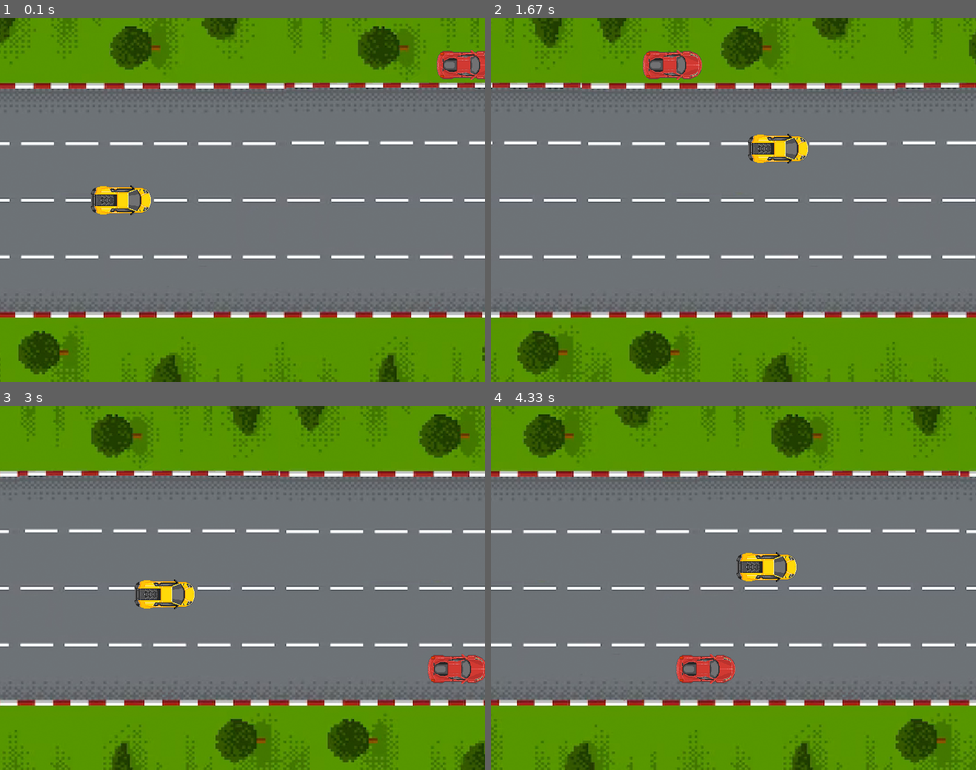
Above: before the commit, frames 1-4 (two rows, left to right).
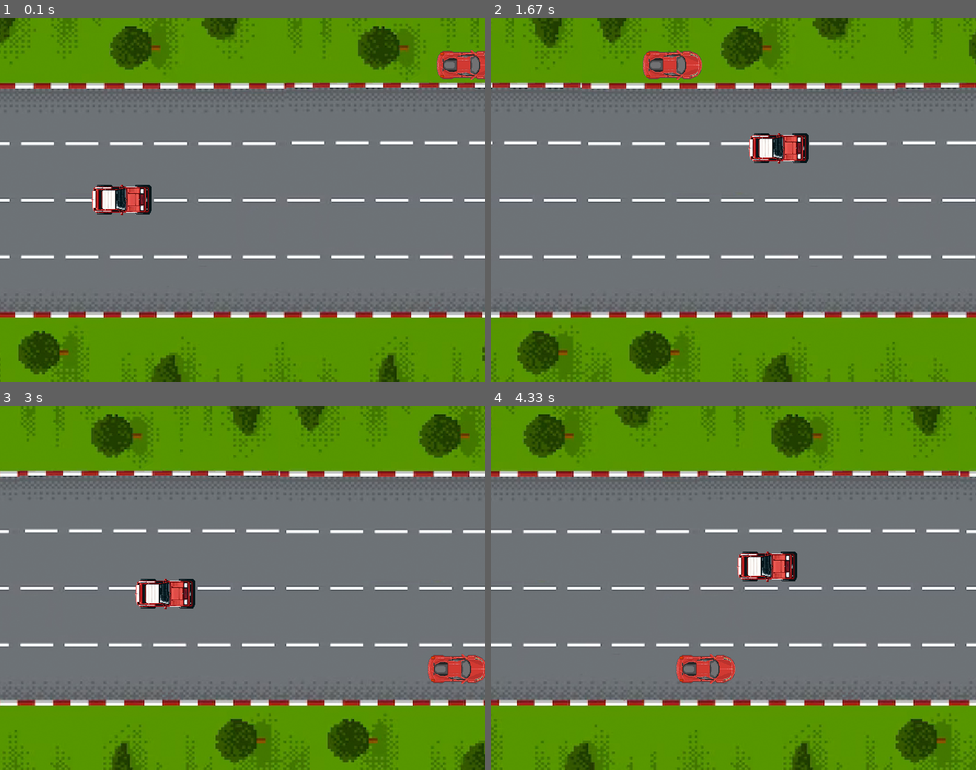
Above: after the commit, the same moments.

Repository: Florgol/Pygame-racing-game
Game: pygame game, started from main.py
The game is run twice, just before and just after one commit, with the same random seed, the same clock (stepped at 60 frames per second) and the same inputs.
Inputs:
- Up to frame 1 (0.1 s): no input
- Up to frame 2 (1.67 s): hold Right 0.33-0.8 s; hold Up 0.83-1.13 s; hold Right 1.17-1.63 s
- Up to frame 3 (3 s): hold Left 1.67-2.2 s; hold Down 2.23-2.53 s; hold Left 2.57-2.97 s
- Up to frame 4 (4.33 s): hold Up 3-3.37 s; hold Right 3.4-4.03 s; hold Down from 4.07 s (still down)

The runs differ from the first frame. In frame 1, 0.9% of the frame differs, in the area x 18-32%, y 45-55%; in frame 2, 0.9%; in frame 3, 0.9%; in frame 4, 0.9%.

Commit message:
Added car sprite
it's beautiful
Also changed the code in main.py, so that it is used as the player car

Diff:
--- a/main.py
+++ b/main.py
@@ -18,9 +18,9 @@
 bg_x = 0
 
 # Spielfigur-Eigenschaften
-player_image = pygame.image.load("car.png")  # Passe den Pfad zur Spielfigur an
+player_image = pygame.image.load("car2.png")  # Passe den Pfad zur Spielfigur an
 player_image = pygame.transform.scale(player_image, (50, 100))  # Verkleinere die Spielfigur
-player_image = pygame.transform.rotate(player_image, -90)  # Drehe die Spielfigur um 90 Grad nach rechts
+player_image = pygame.transform.rotate(player_image, 90)  # Drehe die Spielfigur um 90 Grad nach links
 player_rect = player_image.get_rect()
 player_rect.centerx = WIDTH // 4  # Ändere die Position auf der X-Achse
 player_rect.centery = HEIGHT // 2   # Ändere die Position auf der Y-Achse
Binary file added: car2.png
